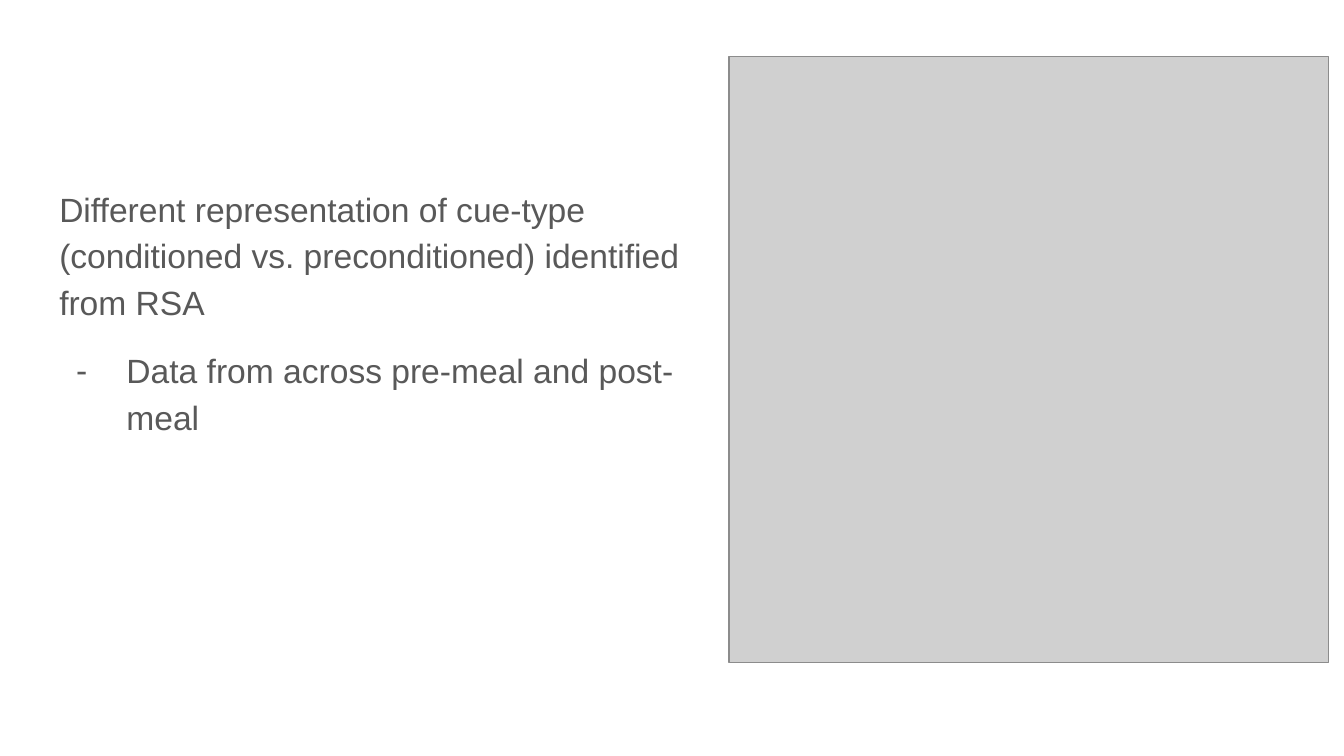
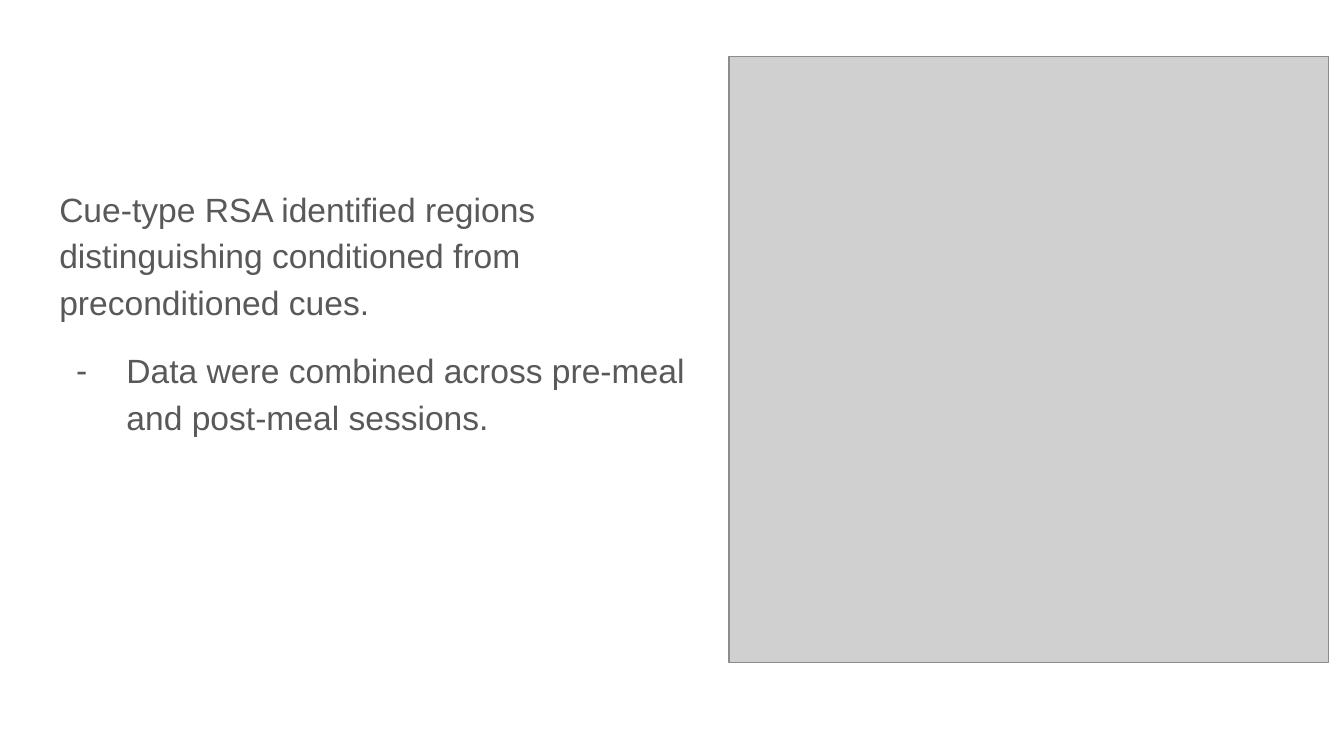
Before and after one commit to QingfangLiu/project-spcd, a slide deck: slide 9 of docs/SPCD fMRI results lab meeting.pptx. Drawn at 1344x756 pixels with LibreOffice and Linux fonts; fonts in the diff are those of the drawing; grey boxes stand for pictures. Boxes give left, top, right and bottom in pixels: in the first picture for what was removed or moved away, otherwise in the second. Text is boxed around its words. In the diff, an @@ line names an element or a change of style, - is before the commit and + after.

```diff
--- a/docs/SPCD fMRI results lab meeting.pptx
+++ b/docs/SPCD fMRI results lab meeting.pptx
@@ text at (59,197,685,436): text changed @@
-Different representation of cue-type (conditioned vs. preconditioned) identified from RSA
-– Data from across pre-meal and post-meal
+Cue-type RSA identified regions distinguishing conditioned from preconditioned cues.
+– Data were combined across pre-meal and post-meal sessions.
```
Also in this commit, not shown: 13 other slides changed.
